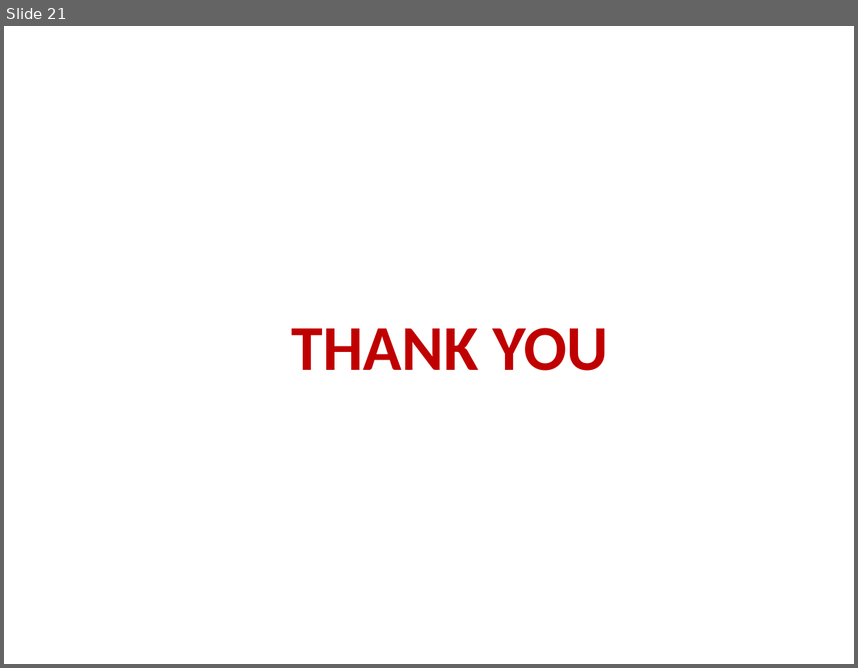
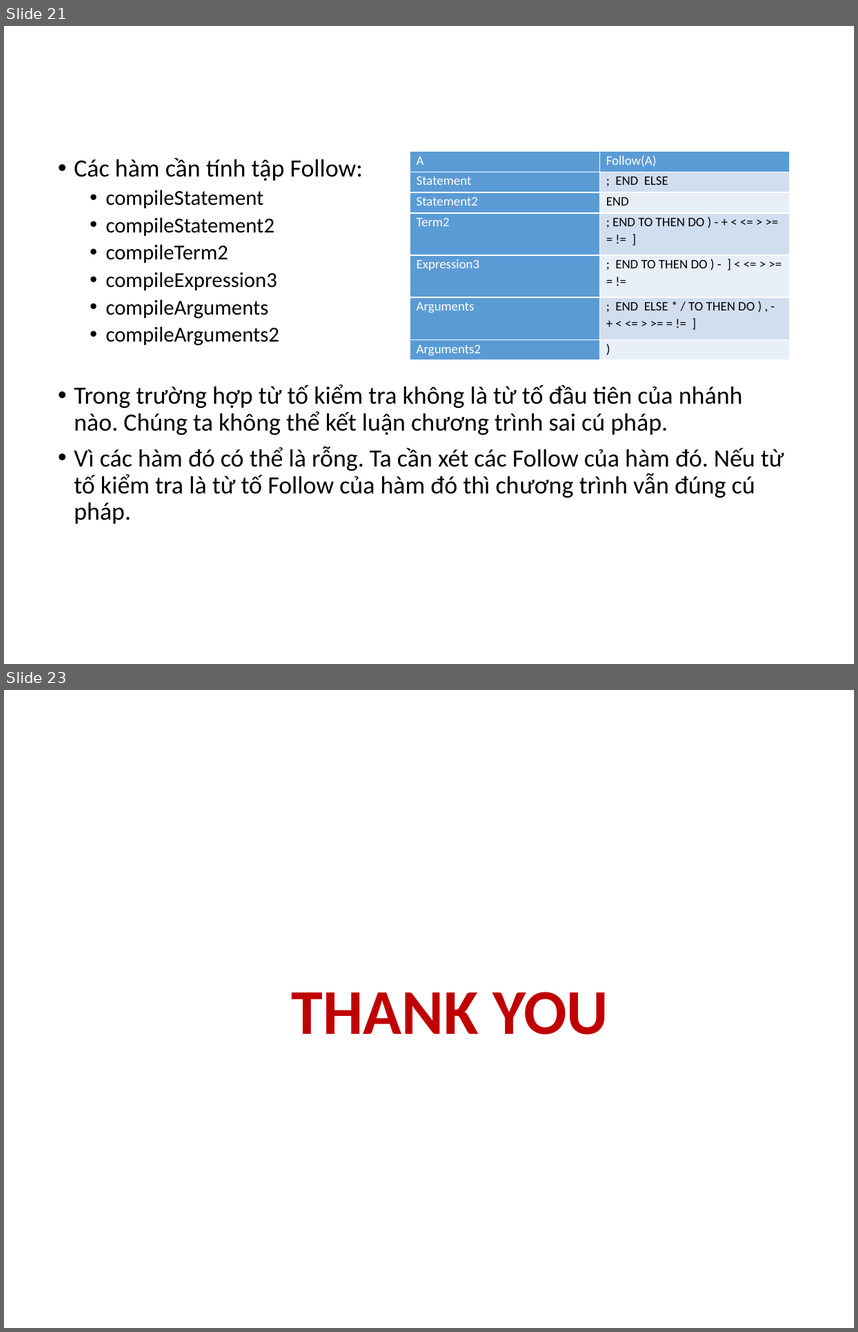
Before and after one commit to dangxuanvuong98/kpl-parser, a slide deck: BaoCao/Nhom3.pptx. Shown one above the other, each under a label of ours: slide 21 before the commit, slides 21 and 23 after it; the slides between them are not shown. The pictures are 858x668 and 858x1332 pixels, drawn with LibreOffice and Linux fonts; fonts in the diff are those of the drawing; background and template pictures are left out. Boxes give left, top, right and bottom in pixels: in the first picture for what was removed or moved away, otherwise in the second. Text is boxed around its words. In the diff, an @@ line names an element or a change of style, - is before the commit and + after.

Commit message:
Add Info for compileParams function in report

```diff
--- a/BaoCao/Nhom3.pptx
+++ b/BaoCao/Nhom3.pptx
@@ slide 21 added at box(4, 26, 854, 664), background picture (left out) @@
@@ title added at box(49, 26, 795, 141), 36 pt, text #FFFFFF, bold @@
+Những hàm xét tập FOLLOW
@@ text added at box(74, 158, 784, 523), 21 pt, text #000000 @@
+• Các hàm cần tính tập Follow:
+  • compileStatement
+  • compileStatement2
+  • compileTerm2
+  • compileExpression3
+  • compileArguments
+  • compileArguments2
+• Trong trường hợp từ tố kiểm tra không là từ tố đầu tiên của nhánh nào. Chúng ta không thể kết luận chương trình sai cú pháp.
+• Vì các hàm đó có thể là rỗng. Ta cần xét các Follow của hàm đó. Nếu từ tố kiểm tra là từ tố Follow của hàm đó thì chương trình vẫn đúng cú pháp.
@@ table added at box(410, 151, 789, 360), 7 rows, 2 columns @@
+A | Follow(A)
+Statement | ; END ELSE
+Statement2 | END
+Term2 | ; END TO THEN DO ) - + < <= > >= = != ]
+Expression3 | ; END TO THEN DO ) - ] < <= > >= = !=
+Arguments | ; END ELSE * / TO THEN DO ) , - + < <= > >= = != ]
+Arguments2 | )
@@ what was slide 21 is now slide 23 @@
```
Also in this commit, not shown: 5 slides changed, 2 other slides added, 1 slide removed, 1 other file.
